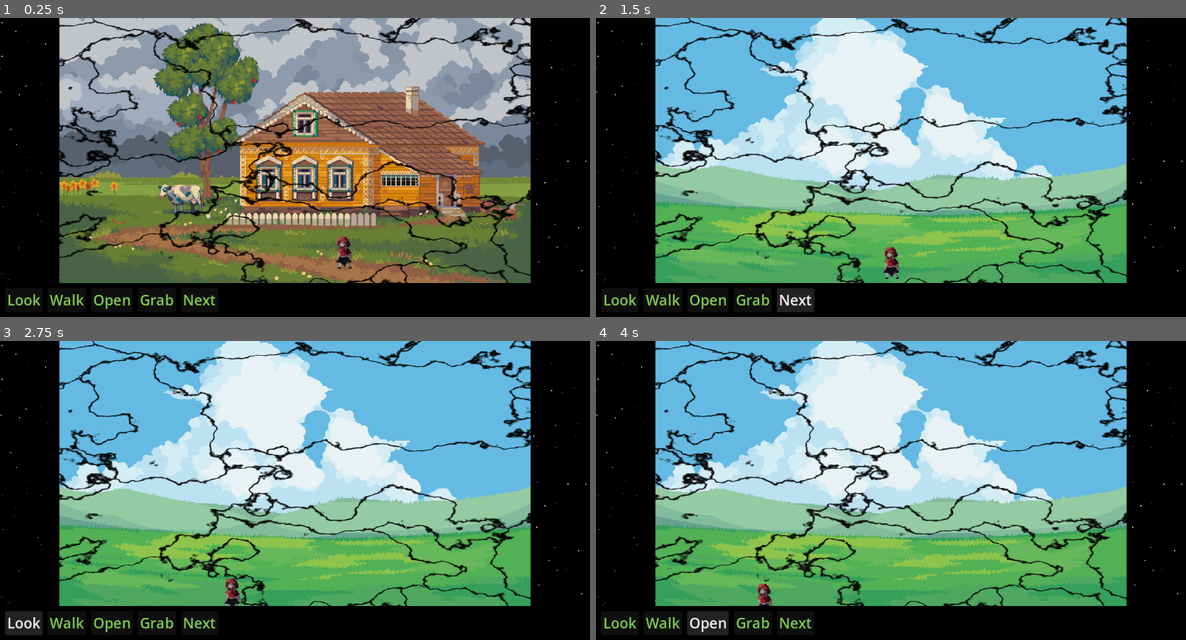
Above: before the commit, frames 1-4 (two rows, left to right).
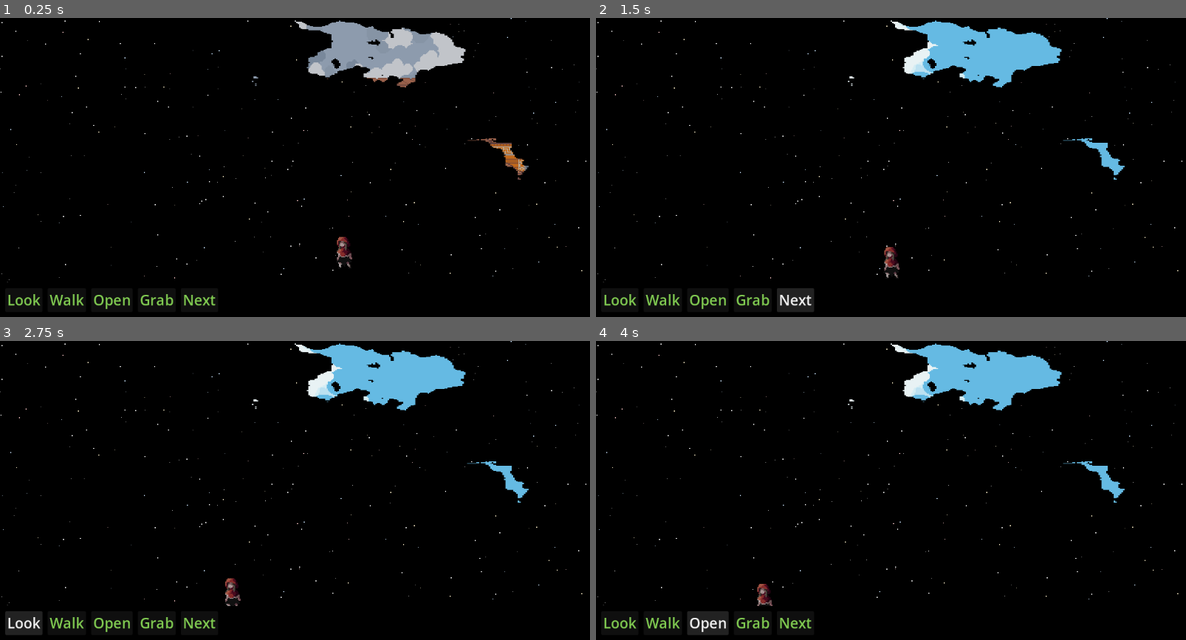
Above: after the commit, the same moments.

Repository: gregorhcs/GGJ26
Game: Godot game, scene res://SC_Game.tscn
The game is run twice, just before and just after one commit, with the same random seed, the same clock (stepped at 60 frames per second) and the same inputs.
Inputs:
- Up to frame 1 (0.25 s): no input
- Up to frame 2 (1.5 s): click "Next" at 0.5 s; click "Next" at 1.25 s
- Up to frame 3 (2.75 s): click "Look" at 2 s
- Up to frame 4 (4 s): click "Walk" at 2.75 s; click "Open" at 3.5 s

The runs differ from the first frame. In frame 1, 67% of the frame differs, in the area x 10-90%, y 0-89%; in frame 2, 66%; in frame 3, 66%; in frame 4, 66%.

Commit message:
Cracks Shader improvement

Diff:
--- a/SC_Game.tscn
+++ b/SC_Game.tscn
@@ -20,10 +20,12 @@
 shader_parameter/CRACK_depth = 1
 shader_parameter/CRACK_zebra_scale = 1.0
 shader_parameter/CRACK_zebra_amp = 0.5690000270275
-shader_parameter/CRACK_profile = 0.1450000068875
+shader_parameter/CRACK_profile = 0.698000033155
 shader_parameter/CRACK_slope = 13.9610006156475
 shader_parameter/RATIO = 2.04200009373512
-shader_parameter/fracture_amount = 0.0
+shader_parameter/fracture_amount = 0.5650000268375
+shader_parameter/pixel_size = 386.36801830498
+shader_parameter/binary_threshold = 0.230000010925
 
 [node name="GameDirectorControl" type="Control" unique_id=941596401 node_paths=PackedStringArray("AvatarControl", "ScreenUIContainer")]
 layout_mode = 3
@@ -63,7 +65,7 @@
 pivot_offset_ratio = Vector2(0.5, 0.5)
 texture = ExtResource("1_hxl74")
 expand_mode = 3
-stretch_mode = 5
+stretch_mode = 6
 
 [node name="ScAvatar" parent="VBoxContainer/ColorRectTop" unique_id=148740442 instance=ExtResource("6_tte00")]
 position = Vector2(670, 492)
--- a/Shaders/SH_Fracture.gdshader
+++ b/Shaders/SH_Fracture.gdshader
@@ -9,6 +9,8 @@
 uniform float CRACK_slope : hint_range(1.0, 100.0) = 50.0;       // Crack slope multiplier
 uniform float RATIO : hint_range(0.1, 10.0) = 1.0;               // Stone length/width ratio
 uniform float fracture_amount : hint_range(0.0, 1.0) = 0.0;      // 0 = intact, 1 = fully cracked
+uniform float pixel_size : hint_range(1.0, 1024.0) = 8.0; // size of pixels in screen space
+uniform float binary_threshold : hint_range(0.0, 1.0) = 0.3;
 
 // === Hash / Noise Functions ===
 float hash21(vec2 p) {
@@ -90,7 +92,8 @@
 // === Fragment ===
 void fragment() {
     vec2 uv = UV;
-    vec2 U = uv * 4.0; // scaling for Voronoi
+	vec2 pix_uv = floor(uv * pixel_size) / pixel_size;
+    vec2 U = pix_uv * 4.0;
 
     vec4 O = vec4(0.0);
     vec3 H0;
@@ -108,12 +111,11 @@
         U *= 1.5 * rot(0.37);
     }
 
-    // === Fracture amount threshold ===
+	float mask = clamp(O.r / fracture_amount, 0.0, 1.0);
+	mask = float(mask > binary_threshold);
+    vec4 tex_color = texture(TEXTURE, uv);
+    COLOR = mix(tex_color, vec4(0.0), mask);
 
-	// O.r ranges from ~0 (crack) to ~1 (intact)
-	// Invert mask so 0 = visible, 1 = transparent
-	float mask = clamp(O.r, 0.0, 1.0);
-
-	// Final color: fade texture to transparent
-	COLOR = mix(texture(TEXTURE, UV), vec4(0.0), mask);
+	if (CRACK_profile == 1.0)
+		COLOR = vec4(0.0);
 }
